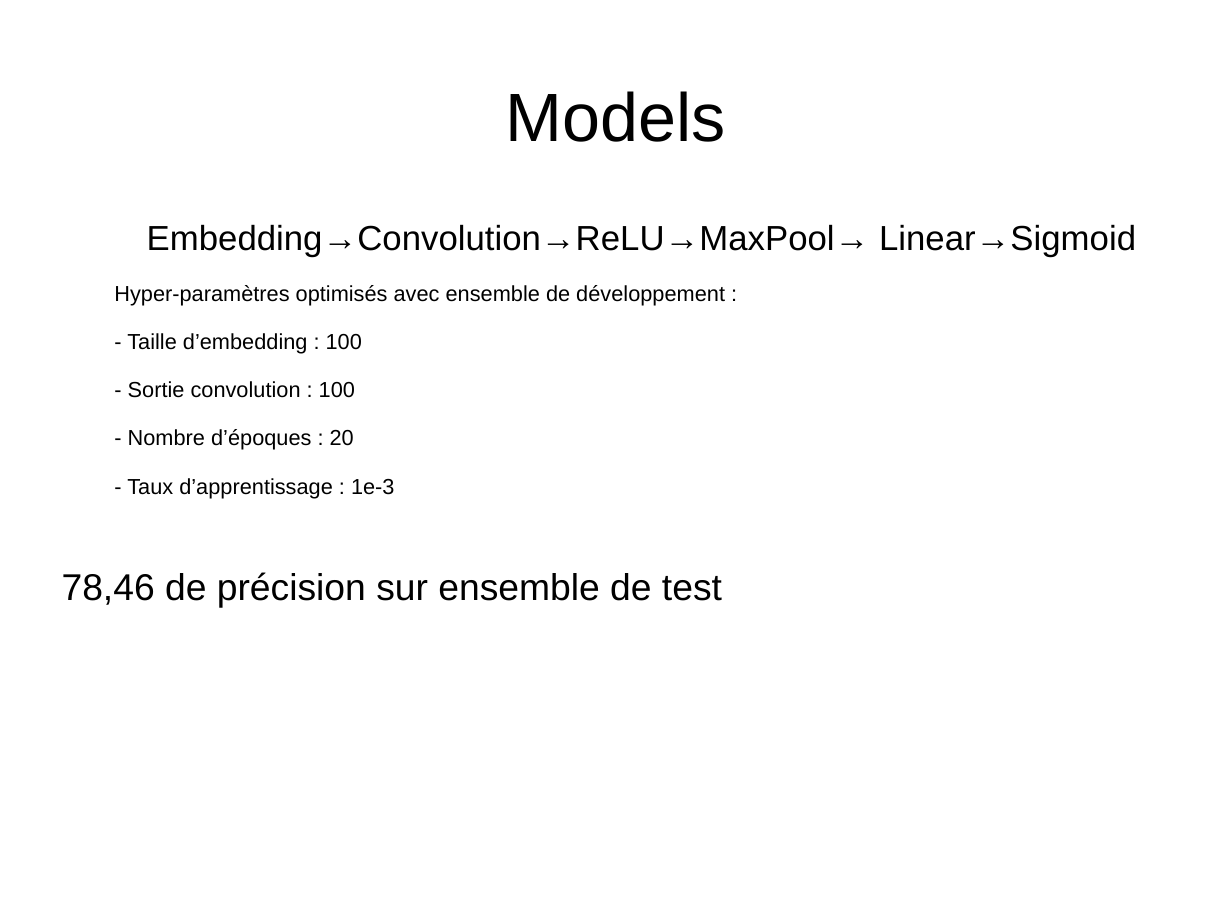
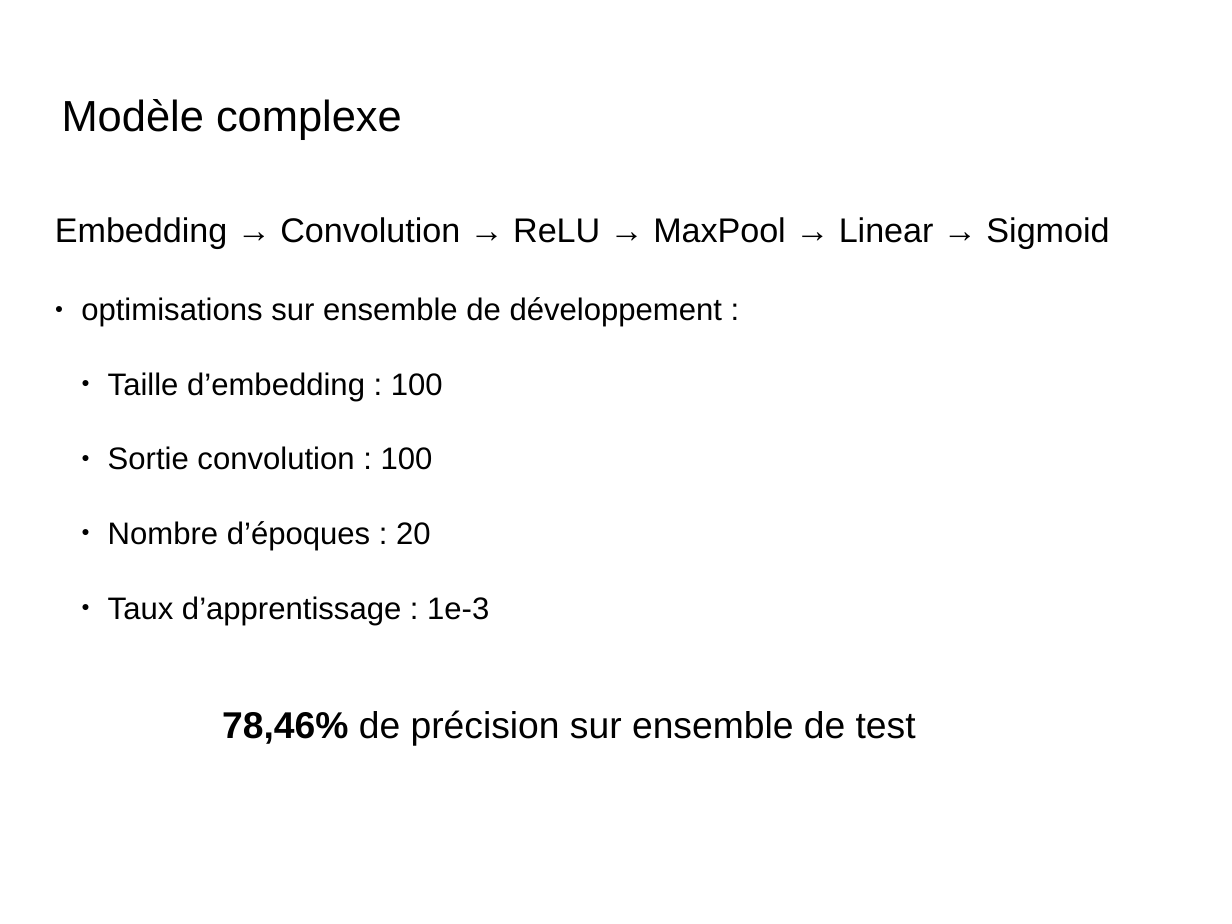
Before and after one commit to Ipsedo/TER_modele_neuronaux, a slide deck: slide 7 of presentation.odp (slide 3 before the commit). Drawn at 1232x924 pixels with LibreOffice and Linux fonts; fonts in the diff are those of the drawing; background and template pictures are left out. Boxes give left, top, right and bottom in pixels: in the first picture for what was removed or moved away, otherwise in the second. Text is boxed around its words. In the diff, an @@ line names an element or a change of style, - is before the commit and + after.

```diff
--- a/presentation.odp
+++ b/presentation.odp
@@ title added at [62,99,402,140], 28 pt, text #000000 @@
+Modèle complexe
@@ title removed at [506,91,726,142] @@
-Models
@@ text at [55,217,1109,625]: text changed; size 14 to 20 pt @@
-Embedding→Convolution→ReLU→MaxPool→ Linear→Sigmoid
-Hyper-paramètres optimisés avec ensemble de développement :
-- Taille d’embedding : 100
-- Sortie convolution : 100
-- Nombre d’époques : 20
-- Taux d’apprentissage : 1e-3
+Embedding → Convolution → ReLU → MaxPool → Linear → Sigmoid
+● optimisations sur ensemble de développement :
+  ● Taille d’embedding : 100
+  ● Sortie convolution : 100
+  ● Nombre d’époques : 20
+  ● Taux d’apprentissage : 1e-3
@@ text at [222,710,916,745]: text changed @@
-78,46 de précision sur ensemble de test
+78,46% de précision sur ensemble de test
```
Also in this commit, not shown: 3 other slides changed, 5 slides added.
